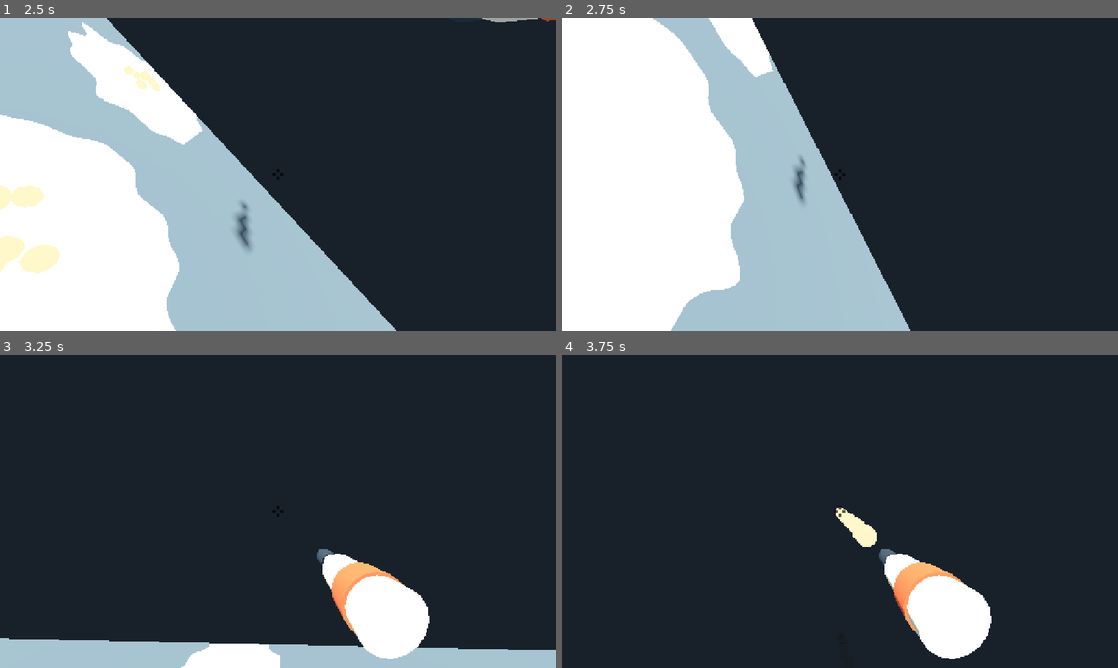
Above: before the commit, frames 1-4 (two rows, left to right).
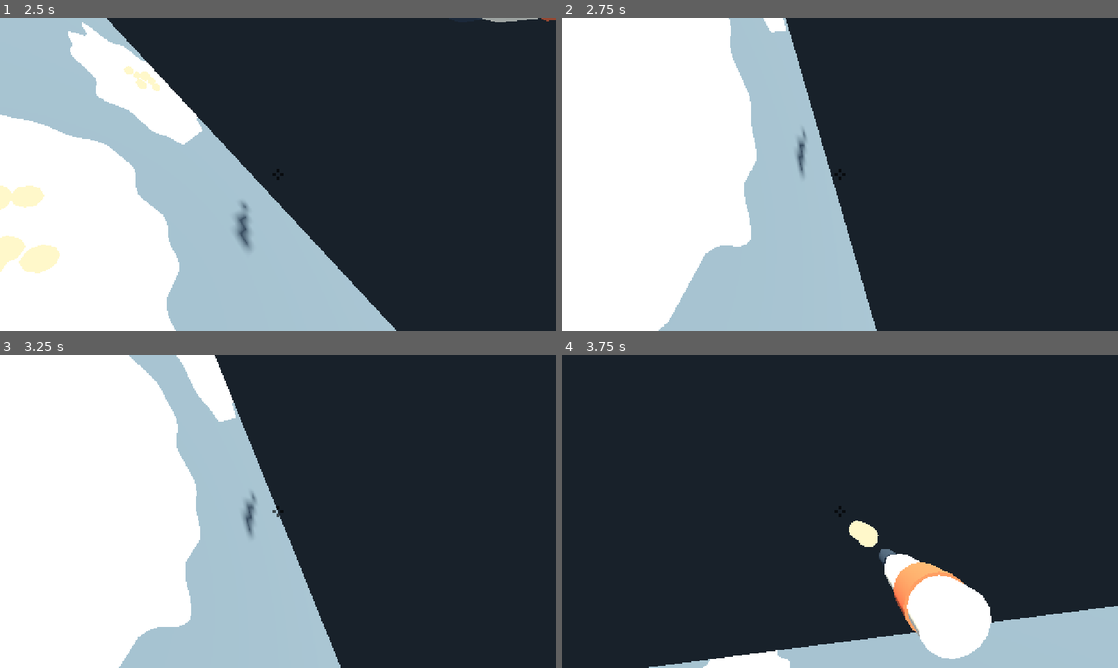
Above: after the commit, the same moments.

Repository: k3vin7/SauceIT-
Game: Godot game, scene res://main.tscn
Same seed, same stepped clock (60 frames per second), same inputs: the game is played once before the commit and once after it.
Inputs (mouse positions are in pixels of both pictures, inside the frame that each line leads up to):
- Up to frame 1 (2.5 s): tap Enter at 0.5 s; move the mouse to (305, 174) at 0.52 s; hold Shift (run) 0.53-1.28 s; hold W (move_forward) from 0.53 s (still down); move the mouse to (250, 174) at 1.27 s; click (250, 174) at 1.35 s; tap Shift (run) at 1.55 s; move the mouse to (289, 168) at 2.02 s; hold Shift (run) from 2.03 s (still down)
- Up to frame 2 (2.75 s): keep holding W (move_forward); keep holding Shift (run)
- Up to frame 3 (3.25 s): keep holding W (move_forward); move the mouse to (272, 517) at 2.77 s; release Shift (run) at 2.78 s; tap Shift (run) at 2.85 s
- Up to frame 4 (3.75 s): keep holding W (move_forward); move the mouse to (878, 514) at 3.52 s; press the mouse at (878, 514) at 3.53 s

Frame 1 is identical in both runs. In frame 2, 9.1% of the frame differs, in the area x 16-63%, y 0-100%; in frame 3, 55%, in the area x 0-100%, y 0-100%; in frame 4, 7.7%.

Commit message:
Hold the player flat for a beat before standing up
Falling ran straight into standing up, so the player bounced off the floor
the instant they hit it. A DOWN state now sits between the two, exported as
down_duration and defaulting to 0.5 s, giving the fall a splat, a pause,
then the push back up. The capsule and camera stay flat through it.

probe_slip checks the total time down against all three durations and that
the player is actually flat for the length of the pause; both fail when the
DOWN state is taken back out.

Also adds the .uid files for probe_grid and probe_slip, which Godot
generated after the Step 2 commit.

Claude-Session: https://claude.ai/code/session_01HCdwwVp4KXGpCDusmVrS6V

Diff:
--- a/scripts/player_controller.gd
+++ b/scripts/player_controller.gd
@@ -4,7 +4,7 @@
 ## Walk/run movement plus the slip-and-fall state machine. Falling and standing
 ## up lock out movement and firing; the prototype reads `is_incapacitated()`.
 
-enum State { NORMAL, FALLING, STANDING_UP }
+enum State { NORMAL, FALLING, DOWN, STANDING_UP }
 
 @export_group("Movement")
 @export_range(0.5, 12.0, 0.1, "suffix:m/s") var walk_speed := 2.6
@@ -13,6 +13,8 @@
 
 @export_group("Slip and Fall")
 @export_range(0.05, 3.0, 0.05, "suffix:s") var fall_duration := 0.5
+## Beat spent flat on the floor between hitting it and pushing back up.
+@export_range(0.0, 3.0, 0.05, "suffix:s") var down_duration := 0.5
 @export_range(0.05, 3.0, 0.05, "suffix:s") var stand_up_duration := 0.5
 ## Grace period after standing up, so the same patch cannot trip you again the
 ## instant you are back on your feet.
@@ -80,6 +82,8 @@
 	match state:
 		State.FALLING:
 			return clampf(_state_timer / maxf(fall_duration, 0.0001), 0.0, 1.0)
+		State.DOWN:
+			return 1.0
 		State.STANDING_UP:
 			return 1.0 - clampf(_state_timer / maxf(stand_up_duration, 0.0001), 0.0, 1.0)
 		_:
@@ -89,6 +93,9 @@
 func _advance_fall(delta: float) -> void:
 	_state_timer += delta
 	if state == State.FALLING and _state_timer >= fall_duration:
+		state = State.DOWN
+		_state_timer = 0.0
+	elif state == State.DOWN and _state_timer >= down_duration:
 		state = State.STANDING_UP
 		_state_timer = 0.0
 	elif state == State.STANDING_UP and _state_timer >= stand_up_duration:
--- a/tests/probe_slip.gd
+++ b/tests/probe_slip.gd
@@ -51,8 +51,8 @@
 	scene.set_process_unhandled_input(false)
 	scene.debug_set_aim(0.0, 0.0)
 	var player: MayoPlayer = scene._player
-	print("walk %.1f m/s, run %.1f m/s, fall %.2f s, stand up %.2f s, immunity %.2f s" % [
-		player.walk_speed, player.run_speed, player.fall_duration,
+	print("walk %.1f m/s, run %.1f m/s, fall %.2f s, down %.2f s, stand up %.2f s, immunity %.2f s" % [
+		player.walk_speed, player.run_speed, player.fall_duration, player.down_duration,
 		player.stand_up_duration, player.slip_immunity_time])
 
 	# --- walking over mayo must not trip ---
@@ -99,22 +99,29 @@
 	var fired := false
 	var moved := 0.0
 	var frames_down := 0
+	var flat_frames := 0
 	Input.action_press("fire_mayo")
 	scene._points.clear()
 	while player.is_incapacitated() and frames_down < 300:
 		await physics_frame
 		frames_down += 1
 		moved = maxf(moved, start_position.distance_to(player.global_position))
+		if is_equal_approx(player.fall_tilt(), 1.0):
+			flat_frames += 1
 		# Firing legitimately resumes on the very frame the player stands up, so
 		# only count sauce emitted while still down.
 		if player.is_incapacitated() and not scene._points.is_empty():
 			fired = true
 	_release_all()
-	var expected := int(round((player.fall_duration + player.stand_up_duration) * 60.0))
-	print("down for %d frames (expected ~%d), moved %.3f m, emitted sauce=%s" % [
-		frames_down, expected, moved, str(fired)])
-	_check(absi(frames_down - expected) <= 2,
+	var expected := int(round((player.fall_duration + player.down_duration + player.stand_up_duration) * 60.0))
+	print("down for %d frames (expected ~%d), flat for %d, moved %.3f m, emitted sauce=%s" % [
+		frames_down, expected, flat_frames, moved, str(fired)])
+	_check(absi(frames_down - expected) <= 3,
 		"down for %d frames, expected about %d" % [frames_down, expected])
+	# The capsule must stay flat through the whole lying-down beat.
+	_check(flat_frames >= int(round(player.down_duration * 60.0)) - 3,
+		"the player was only flat for %d frames, expected at least the %.2f s down beat" % [
+			flat_frames, player.down_duration])
 	_check(moved < 0.05, "the player moved %.3f m while down" % moved)
 	_check(not fired, "the player kept firing while down")
 
Not shown, added: tests/probe_grid.gd.uid
Not shown, added: tests/probe_slip.gd.uid
Not shown, changed: README.md
